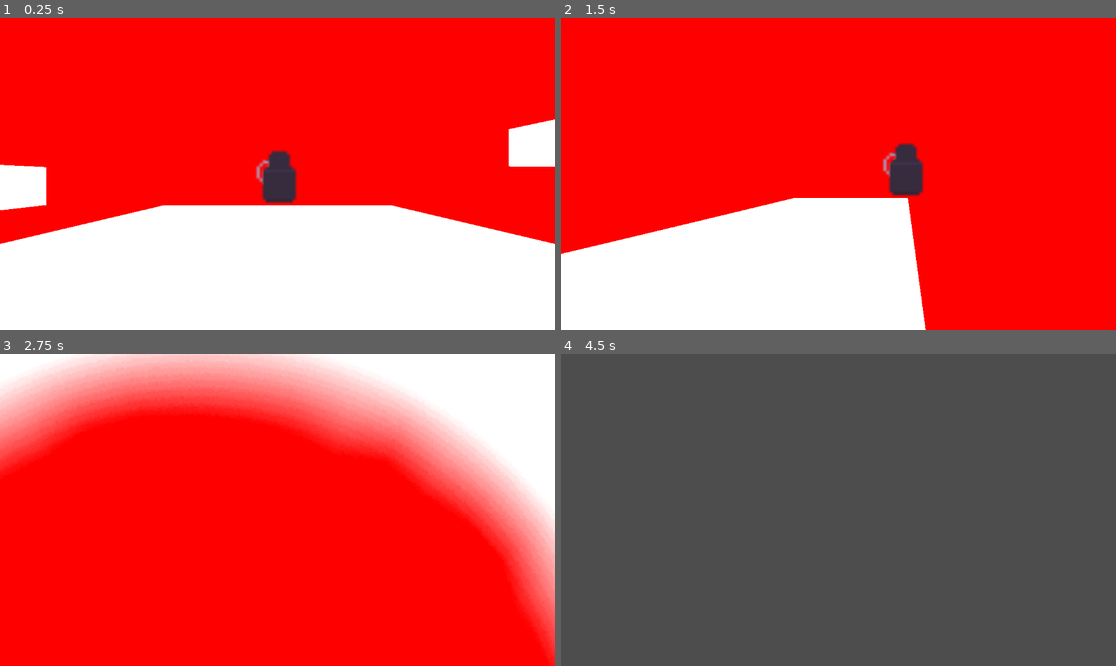
Above: before the commit, frames 1-4 (two rows, left to right).
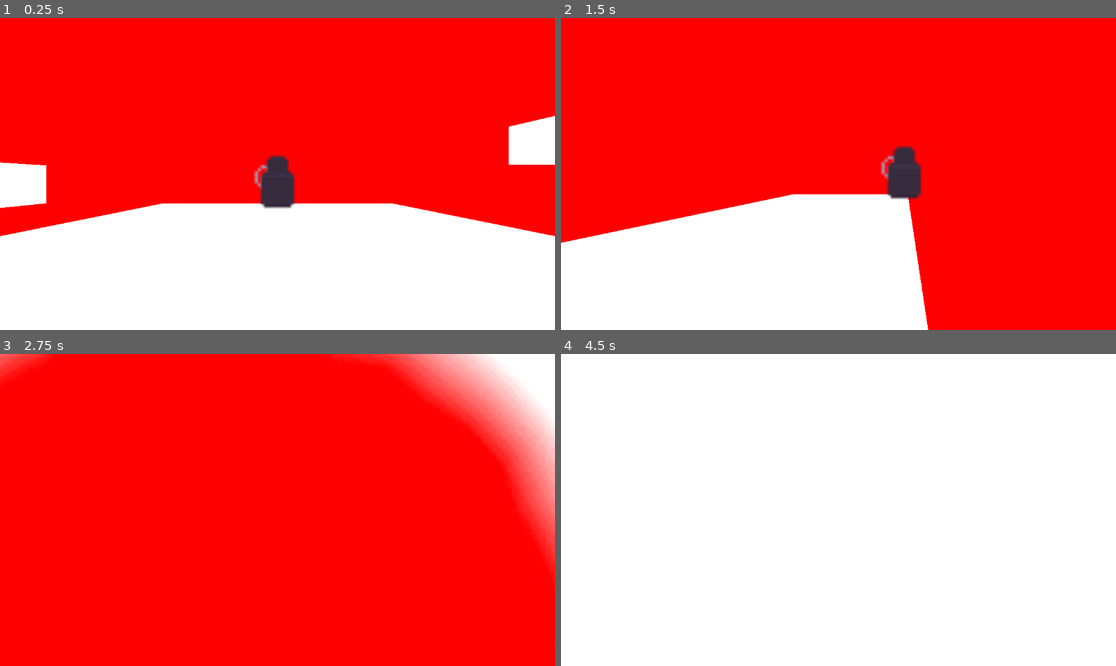
Above: after the commit, the same moments.

Repository: Crosgaard/characterLight
Game: Godot game, scene res://scenes/levels/level.tscn
The game is run twice, just before and just after one commit, with the same random seed, the same clock (stepped at 60 frames per second) and the same inputs.
Inputs:
- Up to frame 1 (0.25 s): no input
- Up to frame 2 (1.5 s): hold D (Right) from 0.53 s (still down); tap Space (Jump) at 0.77 s
- Up to frame 3 (2.75 s): tap Space (Jump) at 1.52 s; release D (Right) at 2.03 s; hold A (Left) from 2.03 s (still down)
- Up to frame 4 (4.5 s): release A (Left) at 2.78 s; hold D (Right) 2.78-4.28 s; tap Space (Jump) at 3.02, 3.77 s; hold A (Left) from 4.28 s (still down)

The runs differ from the first frame. In frame 1, 2.2% of the frame differs, in the area x 0-100%, y 31-73%; in frame 2, 1.9%; in frame 3, 33%; in frame 4, 100%, in the area x 0-100%, y 0-100%.

Commit message:
Change player collision to make more 3D like

Diff:
--- a/project.godot
+++ b/project.godot
@@ -21,7 +21,7 @@
 
 [display]
 
-window/size/mode=3
+window/size/mode=2
 
 [input]
 
--- a/scenes/player/player.tscn
+++ b/scenes/player/player.tscn
@@ -3,9 +3,8 @@
 [ext_resource type="Script" path="res://scenes/player/player.gd" id="1_fs1rk"]
 [ext_resource type="Texture2D" uid="uid://cfsk1ra3y1sbr" path="res://graphics/Bot Wheel/static idle.png" id="2_2xawa"]
 
-[sub_resource type="CapsuleShape2D" id="CapsuleShape2D_xilg6"]
-radius = 7.0
-height = 18.0
+[sub_resource type="RectangleShape2D" id="RectangleShape2D_dmpra"]
+size = Vector2(10.4, 15.4)
 
 [node name="Player" type="CharacterBody2D"]
 collision_mask = 31
@@ -15,12 +14,12 @@
 light_mask = 2
 visibility_layer = 3
 scale = Vector2(2.5, 2.5)
-shape = SubResource("CapsuleShape2D_xilg6")
+shape = SubResource("RectangleShape2D_dmpra")
 
 [node name="Sprite2D" type="Sprite2D" parent="."]
 light_mask = 2
 visibility_layer = 2
-position = Vector2(-6, -10)
+position = Vector2(-7.5, -7.5)
 scale = Vector2(2.5, 2.5)
 texture = ExtResource("2_2xawa")
 hframes = 3
Binary file removed: globals/._globals.gd
Binary file removed: graphics/Backgrounds/._WhiteBackground.jpeg
Binary file removed: graphics/Backgrounds/._WhiteBackground.jpeg.import
Binary file removed: graphics/Backgrounds/._dark-gray-color-solid-background-1920x1080.png
Binary file removed: graphics/Backgrounds/._dark-gray-color-solid-background-1920x1080.png.import
Binary file removed: graphics/Bot Wheel/._GAS dash FX.png
Binary file removed: graphics/Bot Wheel/._GAS dash FX.png.import
Binary file removed: graphics/Bot Wheel/._GAS dash with FX.png
Binary file removed: graphics/Bot Wheel/._GAS dash with FX.png.import
Binary file removed: graphics/Bot Wheel/._charge.png
Binary file removed: graphics/Bot Wheel/._charge.png.import
Binary file removed: graphics/Bot Wheel/._damaged.png
(and 33 more such lines)
